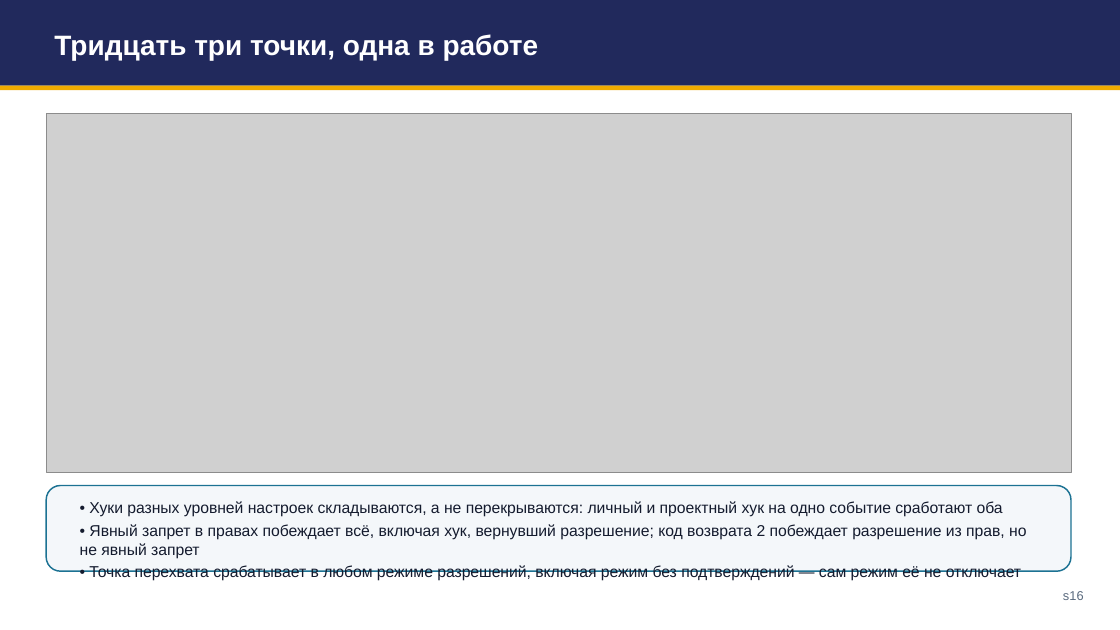
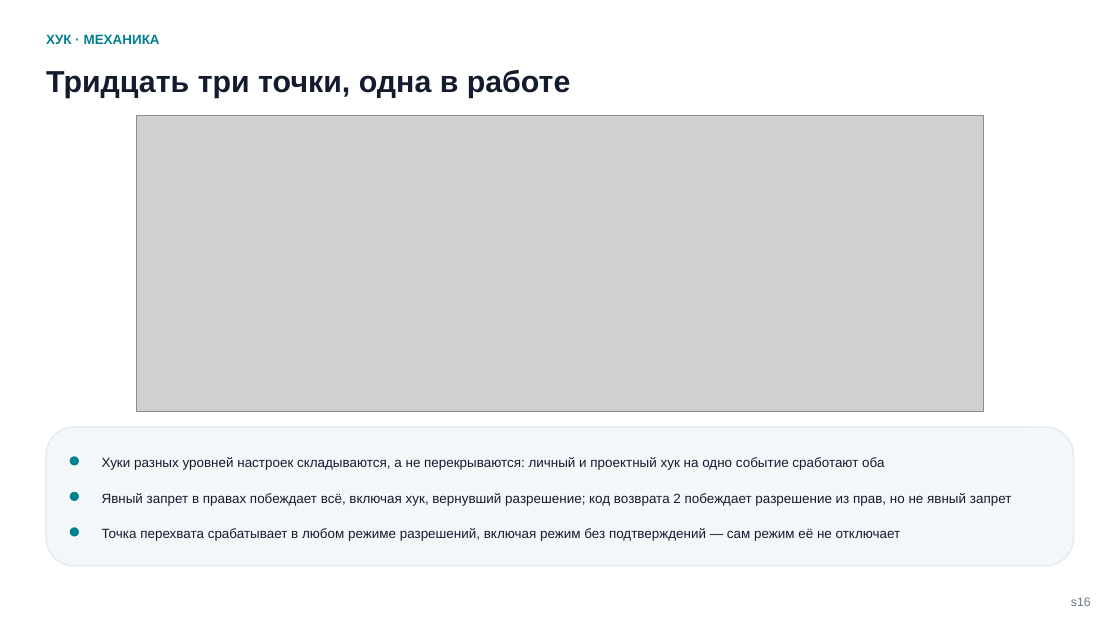
Before and after one commit to tellina-study/AI-usage-lessons, a slide deck: slide 16 of library/seminars/sem-05/rendered/sem-05.pptx. Drawn at 1120x630 pixels with LibreOffice and Linux fonts; fonts in the diff are those of the drawing; grey boxes stand for pictures. Boxes give left, top, right and bottom in pixels: in the first picture for what was removed or moved away, otherwise in the second. Text is boxed around its words. In the diff, an @@ line names an element or a change of style, - is before the commit and + after.

```diff
--- a/library/seminars/sem-05/rendered/sem-05.pptx
+++ b/library/seminars/sem-05/rendered/sem-05.pptx
@@ text "ХУК · МЕХАНИКА": place and size @@
-text "ХУК · МЕХАНИКА" at <box>0,0,1120,86</box>
+text "ХУК · МЕХАНИКА" at <box>46,34,160,44</box>
@@ text "ХУК · МЕХАНИКА" at <box>46,34,160,44</box>: fill #21295C to none @@
@@ text "Тридцать три точки, одна в ...": place and size @@
-text "Тридцать три точки, одна в ..." at <box>54,34,539,60</box>
+text "Тридцать три точки, одна в ..." at <box>46,70,571,98</box>
@@ text "Тридцать три точки, одна в ..." at <box>46,70,571,98</box>: size 24 to 26 pt, text colour #FFFFFF to #141B2E; line spacing 1 to 1.14; less space between paragraphs; vertical alignment middle to top @@
@@ text at <box>46,34,160,44</box>: text added @@
+ХУК · МЕХАНИКА
@@ rectangle removed at <box>0,86,1120,91</box> @@
@@ picture: place and size @@
-picture at <box>46,113,1071,472</box>
+picture at <box>136,115,984,412</box>
@@ rounded rectangle: place and size @@
-rounded rectangle at <box>46,486,1071,571</box>
+rounded rectangle at <box>46,427,1074,565</box>
@@ rounded rectangle at <box>46,427,1074,565</box>: outline #1C7293 1.25 pt to #E5EAF0 1.2 pt; proportions changed @@
@@ rounded rectangle added at <box>70,456,79,465</box>, fill #028090 @@
@@ text "Явный запрет в правах побеждает ..." at <box>102,493,1012,506</box>: vertical alignment top to middle @@
@@ text added at <box>102,457,884,470</box>, 11.5 pt, text #141B2E @@
+Хуки разных уровней настроек складываются, а не перекрываются: личный и проектный хук на одно событие сработают оба
@@ rounded rectangle added at <box>70,492,79,501</box>, fill #028090 @@
@@ text at <box>102,493,1012,506</box>: text changed; size 13.5 to 11.5 pt @@
-• Хуки разных уровней настроек складываются, а не перекрываются: личный и проектный хук на одно событие сработают оба
-• Явный запрет в правах побеждает всё, включая хук, вернувший разрешение; код возврата 2 побеждает разрешение из прав, но не явный запрет
-• Точка перехвата срабатывает в любом режиме разрешений, включая режим без подтверждений — сам режим её не отключает
+Явный запрет в правах побеждает всё, включая хук, вернувший разрешение; код возврата 2 побеждает разрешение из прав, но не явный запрет
@@ rounded rectangle added at <box>70,528,79,537</box>, fill #028090 @@
@@ text added at <box>102,528,901,541</box>, 11.5 pt, text #141B2E @@
+Точка перехвата срабатывает в любом режиме разрешений, включая режим без подтверждений — сам режим её не отключает
@@ text "s16": place and size @@
-text "s16" at <box>1063,591,1084,600</box>
+text "s16" at <box>1071,597,1091,606</box>
@@ text "s16" at <box>1071,597,1091,606</box>: size 11 to 10.5 pt, text colour #5B6B7F to #6B7685; line spacing 1 to 1.18; less space between paragraphs @@
```
Also in this commit, not shown: 55 other slides changed, 18 other files.
